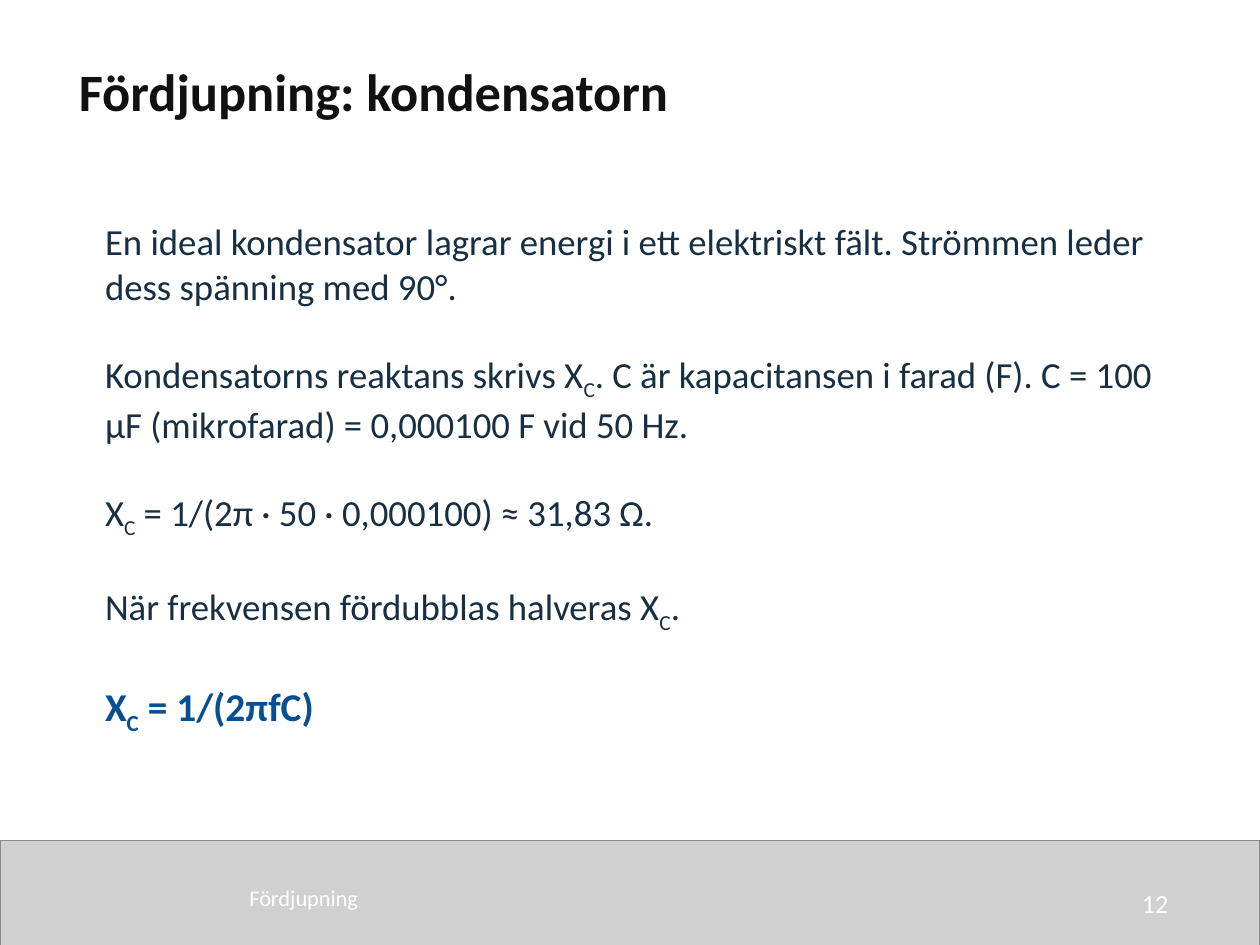
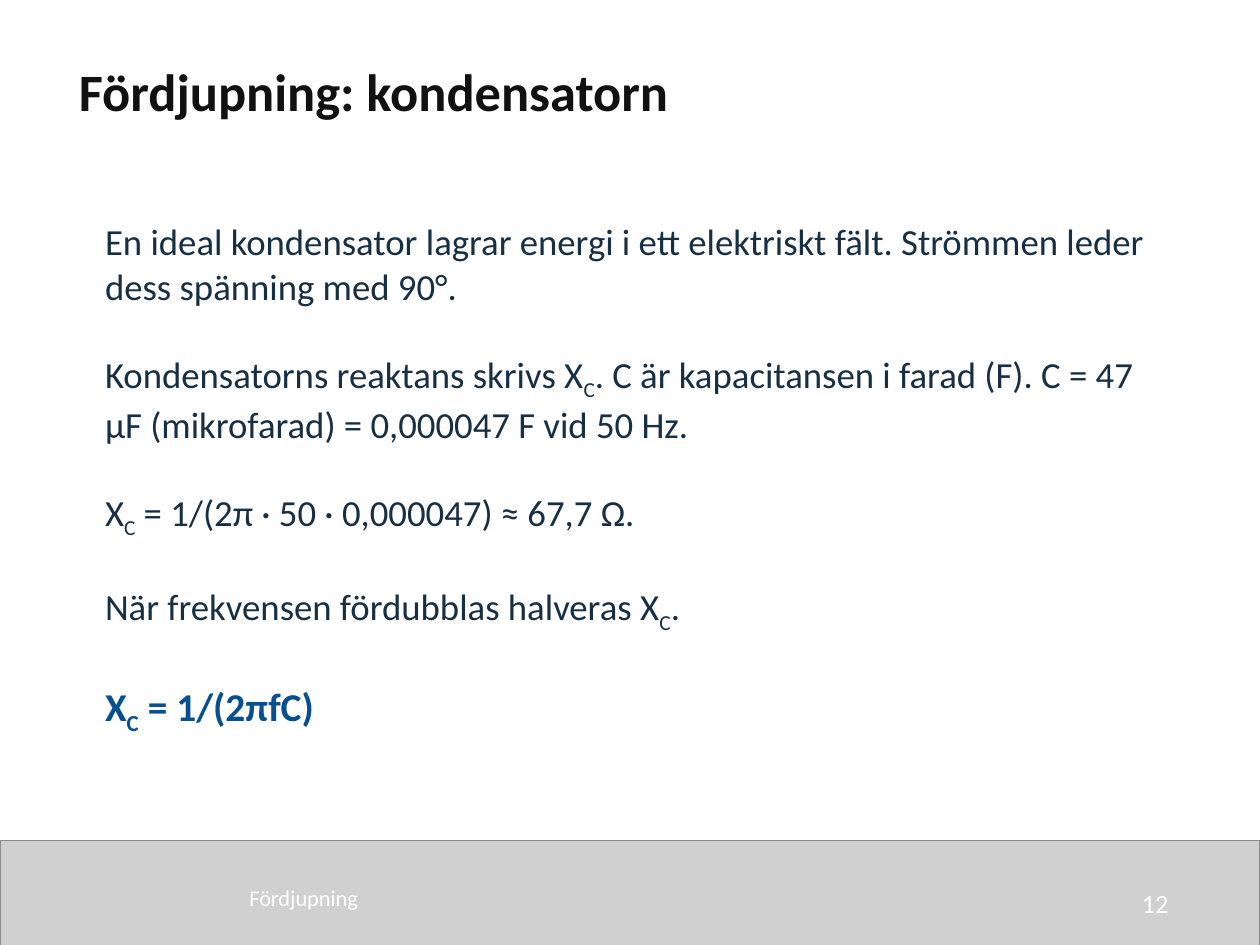
Before and after one commit to nj22az/nj22az.github.io, a slide deck: slide 12 of sjoskolan/vecka-40/aktuell/v40_02_Reaktans_och_impedans_elev.pptx. Drawn at 1260x945 pixels with LibreOffice and Linux fonts; fonts in the diff are those of the drawing; grey boxes stand for pictures. Boxes give left, top, right and bottom in pixels: in the first picture for what was removed or moved away, otherwise in the second. Text is boxed around its words. In the diff, an @@ line names an element or a change of style, - is before the commit and + after.

```diff
--- a/sjoskolan/vecka-40/aktuell/v40_02_Reaktans_och_impedans_elev.pptx
+++ b/sjoskolan/vecka-40/aktuell/v40_02_Reaktans_och_impedans_elev.pptx
@@ text at bbox=[105, 361, 1133, 531]: text changed @@
-Kondensatorns reaktans skrivs XC. C är kapacitansen i farad (F). C = 100 µF (mikrofarad) = 0,000100 F vid 50 Hz.
-XC = 1/(2π · 50 · 0,000100) ≈ 31,83 Ω.
+Kondensatorns reaktans skrivs XC. C är kapacitansen i farad (F). C = 47 µF (mikrofarad) = 0,000047 F vid 50 Hz.
+XC = 1/(2π · 50 · 0,000047) ≈ 67,7 Ω.
```
Also in this commit, not shown: 2 other slides changed, 50 other files.
